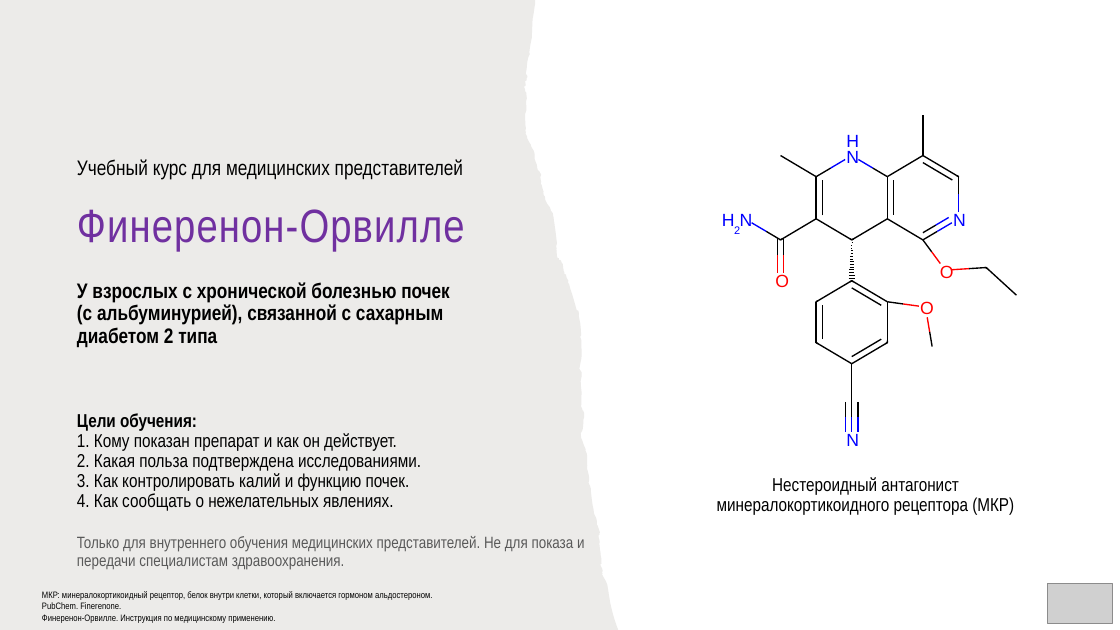
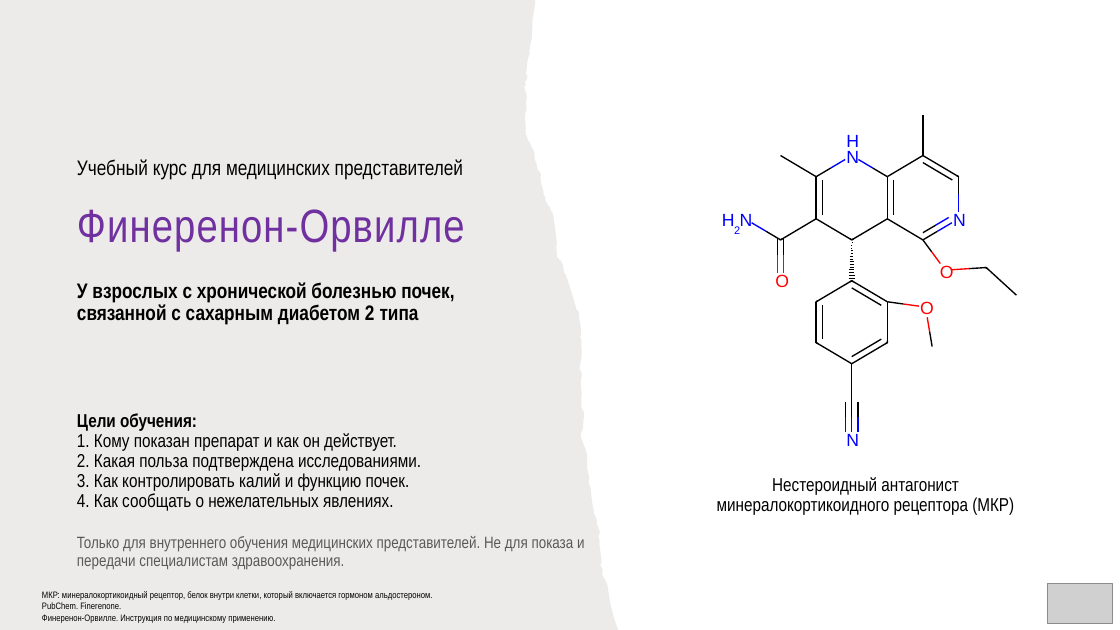
Before and after one commit to drabdulbosit1-eng/my-test-cloud, a slide deck: slide 1 of finerenone/Finerenone_Levin_reviewed.pptx. Drawn at 1120x630 pixels with LibreOffice and Linux fonts; fonts in the diff are those of the drawing; grey boxes stand for pictures. Boxes give left, top, right and bottom in pixels: in the first picture for what was removed or moved away, otherwise in the second. Text is boxed around its words. In the diff, an @@ line names an element or a change of style, - is before the commit and + after.

```diff
--- a/finerenone/Finerenone_Levin_reviewed.pptx
+++ b/finerenone/Finerenone_Levin_reviewed.pptx
@@ text at (77, 282, 454, 325): text changed @@
-У взрослых с хронической болезнью почек (с альбуминурией), связанной с сахарным диабетом 2 типа
+У взрослых с хронической болезнью почек, связанной с сахарным диабетом 2 типа
```
Also in this commit, not shown: 9 other slides changed, 5 other files.
